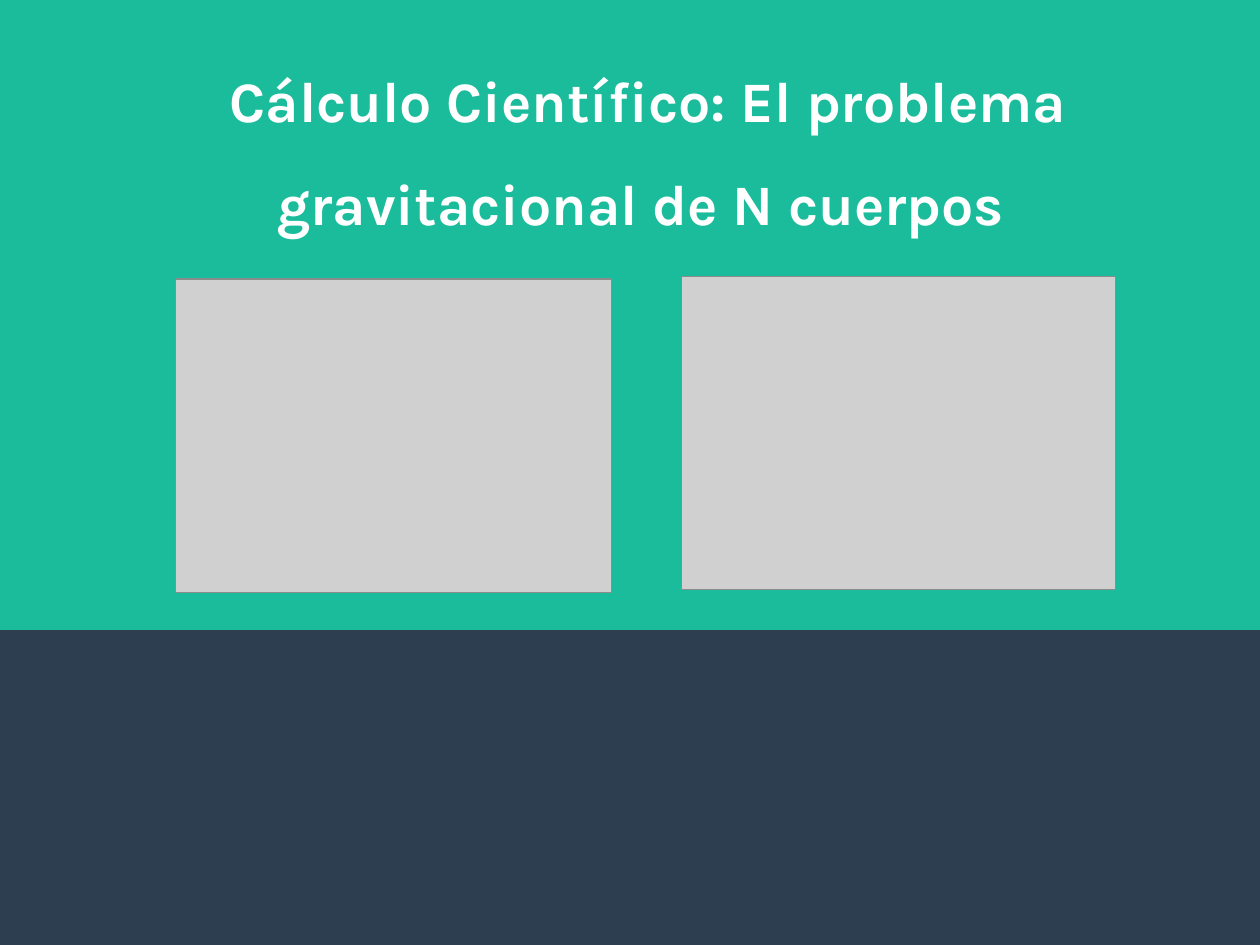
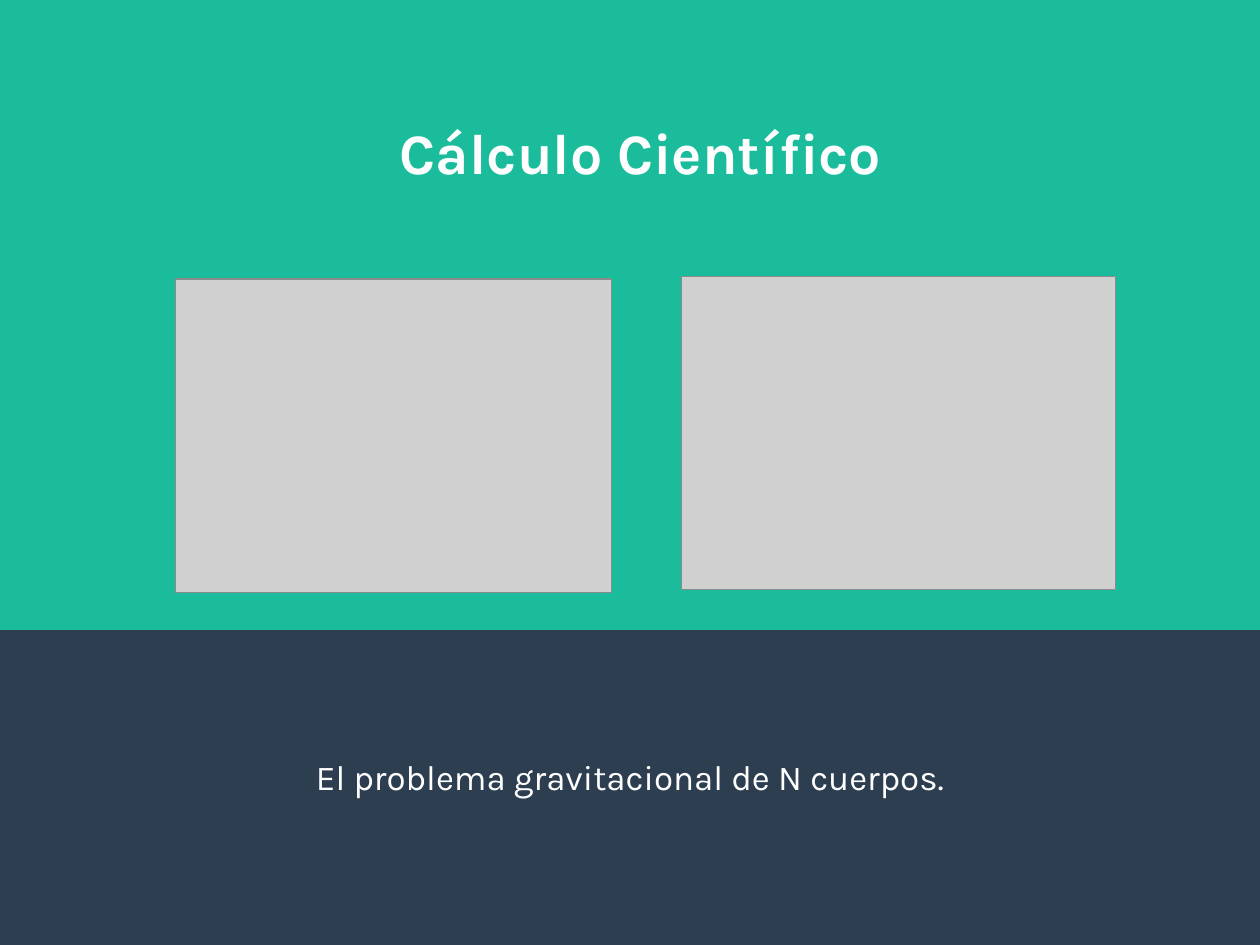
Before and after one commit to javier-a-agustin/tp-final-Introduccion-a-la-Concurrencia-2020, a slide deck: slide 1 of presentacion.odp. Drawn at 1260x945 pixels with LibreOffice and Linux fonts; fonts in the diff are those of the drawing; grey boxes stand for pictures. Boxes give left, top, right and bottom in pixels: in the first picture for what was removed or moved away, otherwise in the second. Text is boxed around its words. In the diff, an @@ line names an element or a change of style, - is before the commit and + after.

```diff
--- a/presentacion.odp
+++ b/presentacion.odp
@@ title at [400, 129, 881, 175]: text changed @@
-Cálculo Científico: El problema gravitacional de N cuerpos
+Cálculo Científico
@@ subtitle added at [316, 766, 944, 799], 22 pt, text #FFFFFF @@
+El problema gravitacional de N cuerpos.
```
Also in this commit, not shown: 2 slides added, 1 slide removed, 2 other files.
